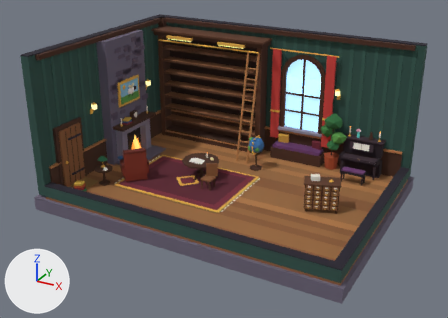
Renders of the glTF model public/models/library.glb from each side of a commit.
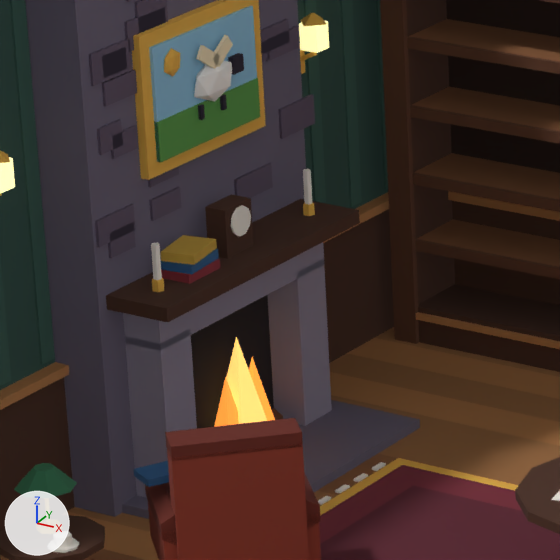
The first picture shows the older version from a 50 mm camera at (11.96, -22.34, 12.38) aimed at (0.03, -0.65, 1.54). The close-ups show the older and then the newer version on the part from 21% to 42% of the width and 24% to 54% of the height of that picture. Only the edits that show in the close-ups are written down. Every picture has the same lights, and +X, +Y and +Z are marked at lower left. Where no turn or scale is listed for an object, it has been applied to the vertices.

The first close-up shows 'armchair.001', 'bookcase', 'fireplace_body', 'flame0', 'flame2', 'painting.001', 'reading_table', 'room', 'rug', 'sconce.001', 'side_table' and 2 more.
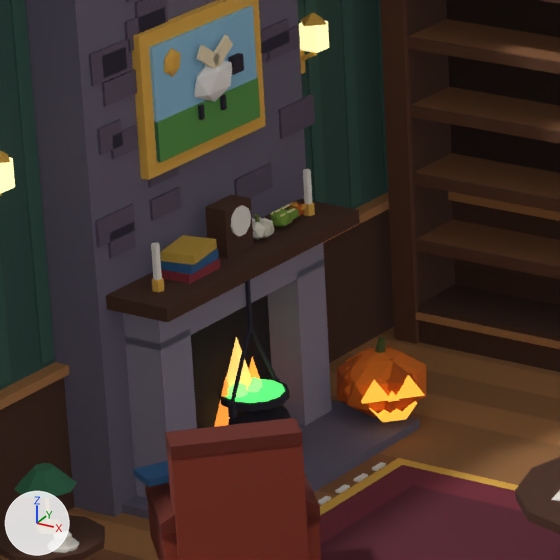
Diff of the bpy script that builds the scene:
```diff
--- a/public/models/library.glb.py
+++ b/public/models/library.glb.py
@@ ob_mantel_gourds @@
+ob_mantel_gourds = bpy.data.objects.new('mantel_gourds', me_mantel_gourds)  # 234 vertices, 384 faces; spans x -5.86..-5.58, y 0.921..1.708, z 1.92..2.143; in mat_c_d8d0bc (pale yellow #d8d0bc), mat_c_ece6d6 (pale yellow #ece6d6), mat_c_6a7a3a (dark green #6a7a3a), mat_c_7a9a3a (green #7a9a3a), mat_c_e8dca0 (beige #e8dca0), mat_c_5a4a2a (brown #5a4a2a), mat_c_b8520f (orange #b8520f), mat_c_e0a040 (orange #e0a040)
+ob_mantel_gourds.location = (0.0, 0.0, 0.0)
@@ ob_library_jack_001 @@
+ob_library_jack_001 = bpy.data.objects.new('library_jack.001', me_library_jack)  # 162 vertices, 276 faces; spans x -0.382..0.499, y -0.486..0.399, z 0.0..0.717; in mat_c_b8520f (orange #b8520f), mat_c_e8741c (orange #e8741c), mat_c_4d5a2a (dark green #4d5a2a), mat_glow_ffb640 (orange #ffb640, glowing orange #ffb640)
+ob_library_jack_001.location = (-5.2, 2.0, 0.08)
@@ ob_library_cauldron_bubble_5 @@
+ob_library_cauldron_bubble_5 = bpy.data.objects.new('library_cauldron_bubble_5', me_library_cauldron_bubble_5)  # an icosphere of 20 faces spanning x -0.089..0.089, y -0.085..0.085, z -0.1..0.1; in mat_glow_9cff8a (green #9cff8a, glowing green #9cff8a)
+ob_library_cauldron_bubble_5.location = (-5.671, 0.568, 0.7)
@@ ob_library_cauldron_bubble_3 @@
+ob_library_cauldron_bubble_3 = bpy.data.objects.new('library_cauldron_bubble_3', me_library_cauldron_bubble_3)  # an icosphere of 20 faces spanning x -0.0537..0.0537, y -0.051..0.051, z -0.06..0.06; in mat_glow_9cff8a (green #9cff8a, glowing green #9cff8a)
+ob_library_cauldron_bubble_3.location = (-5.6, 0.7, 0.7)
@@ ob_library_cauldron_bubble_1 @@
+ob_library_cauldron_bubble_1 = bpy.data.objects.new('library_cauldron_bubble_1', me_library_cauldron_bubble_1)  # an icosphere of 20 faces spanning x -0.072..0.072, y -0.068..0.068, z -0.08..0.08; in mat_glow_9cff8a (green #9cff8a, glowing green #9cff8a)
+ob_library_cauldron_bubble_1.location = (-5.638, 0.765, 0.7)
@@ ob_library_cauldron_001 @@
+ob_library_cauldron_001 = bpy.data.objects.new('library_cauldron.001', me_library_cauldron)  # 130 vertices, 228 faces; spans x -0.3..0.3, y -0.34..0.34, z 0.01..1.65; in mat_c_1d1a24 (black #1d1a24), mat_c_2a2632 (dark grey #2a2632), mat_glow_5cff7a (green #5cff7a, glowing green #5cff7a), mat_c_2e2a3a (dark purple #2e2a3a)
+ob_library_cauldron_001.location = (-5.6, 0.7, 0.12)
```

Location of each change, [x1, y1, x2, y2] in pixels of the close-ups (560 x 560 px):
'library_jack.001', added
    after: [337, 337, 426, 422]
    faces in mat_c_e8741c (orange #e8741c): [344, 347, 426, 418]
    faces in mat_c_b8520f (orange #b8520f): [337, 346, 418, 413]
    faces in mat_glow_ffb640 (orange #ffb640, glowing orange #ffb640): [361, 375, 424, 422]
    faces in mat_c_4d5a2a (dark green #4d5a2a): [375, 337, 385, 353]
'library_cauldron.001', added
    after: [218, 280, 291, 425]
    faces in mat_c_2e2a3a (dark purple #2e2a3a): [228, 280, 280, 418]
    faces in mat_c_1d1a24 (black #1d1a24): [228, 405, 291, 425]
    faces in mat_c_2a2632 (dark grey #2a2632): [218, 378, 290, 411]
    faces in mat_glow_5cff7a (green #5cff7a, glowing green #5cff7a): [225, 379, 285, 403]
'mantel_gourds', added
    after: [252, 202, 306, 240]
    faces in mat_c_7a9a3a (green #7a9a3a): [270, 207, 299, 228]
    faces in mat_c_ece6d6 (pale yellow #ece6d6): [252, 218, 275, 240]
    faces in mat_c_d8d0bc (pale yellow #d8d0bc): [252, 217, 274, 239]
'library_cauldron_bubble_5', added
    after: [228, 383, 248, 398]
'library_cauldron_bubble_3', added
    after: [247, 383, 260, 392]
'library_cauldron_bubble_1', added
    after: [253, 377, 263, 388]
'flame0', unchanged, covered by the edit
    before: [226, 337, 267, 424]
    after: [226, 337, 252, 391]
